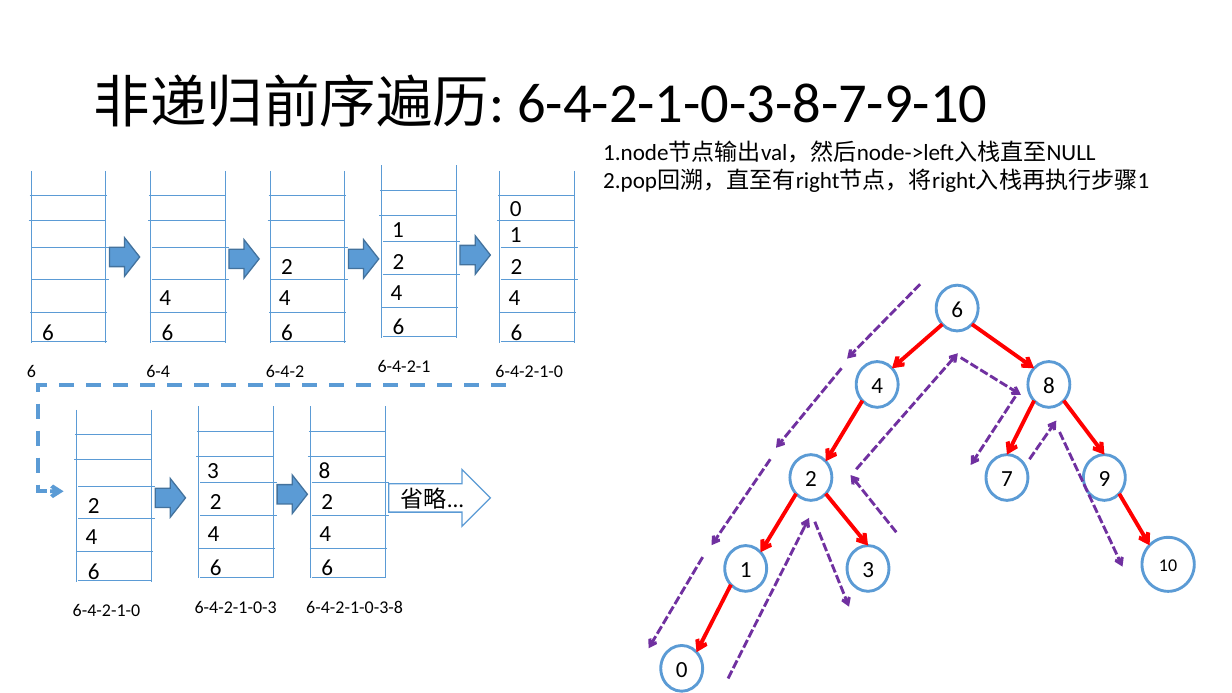
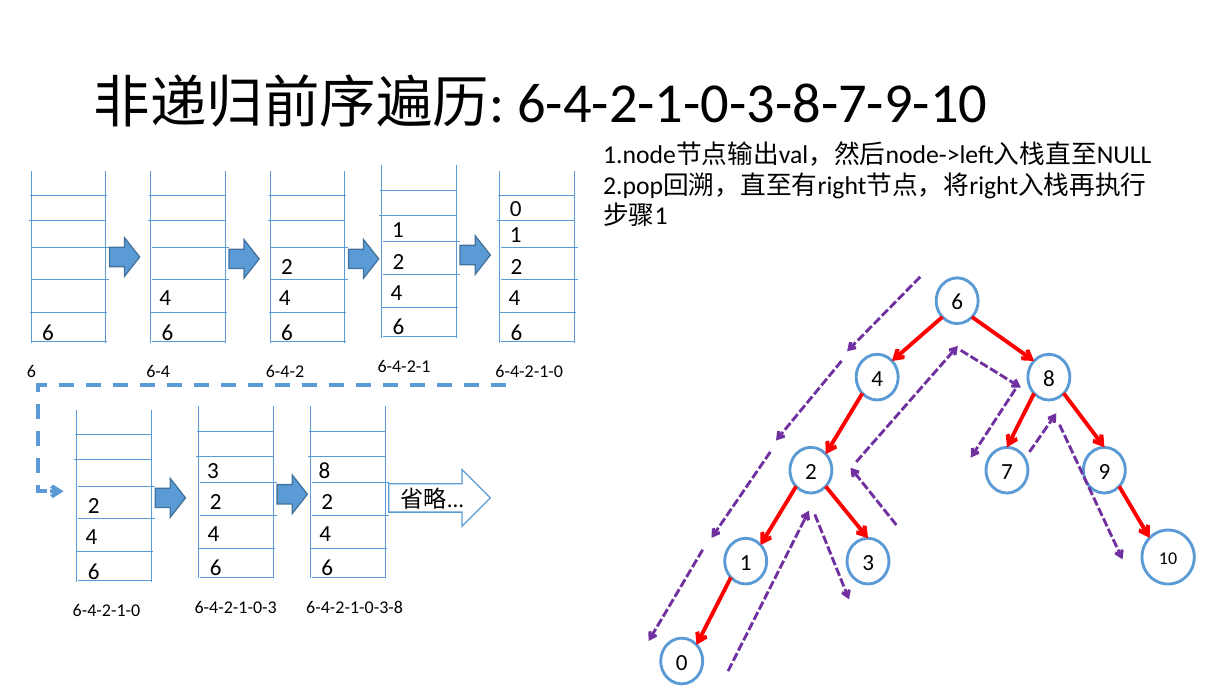
Before and after one commit to Waynefn/cpp_ds_algo, a slide deck: slide 22 of 课件/课件素材.pptx (slide 20 before the commit). Drawn at 1232x693 pixels with LibreOffice and Linux fonts; fonts in the diff are those of the drawing. Boxes give left, top, right and bottom in pixels: in the first picture for what was removed or moved away, otherwise in the second. Text is boxed around its words. In the diff, an @@ line names an element or a change of style, - is before the commit and + after.

```diff
--- a/课件/课件素材.pptx
+++ b/课件/课件素材.pptx
@@ text "1.node节点输出val，然后node->left入栈直至NULL 2.pop回溯，直至有right节点，将right ..." at <box>603,142,1151,199</box>: size 18 to 20 pt @@
@@ 8 arrows, 4 ellipses: place and size @@
-8 arrows, 4 ellipses at <box>761,285,1150,567</box>
+8 arrows, 4 ellipses at <box>761,277,1150,559</box>
@@ 13 arrows, 6 ellipses: place and size @@
-13 arrows, 6 ellipses at <box>649,324,1195,692</box>
+13 arrows, 6 ellipses at <box>649,317,1195,685</box>
```
Also in this commit, not shown: 2 slides added.
